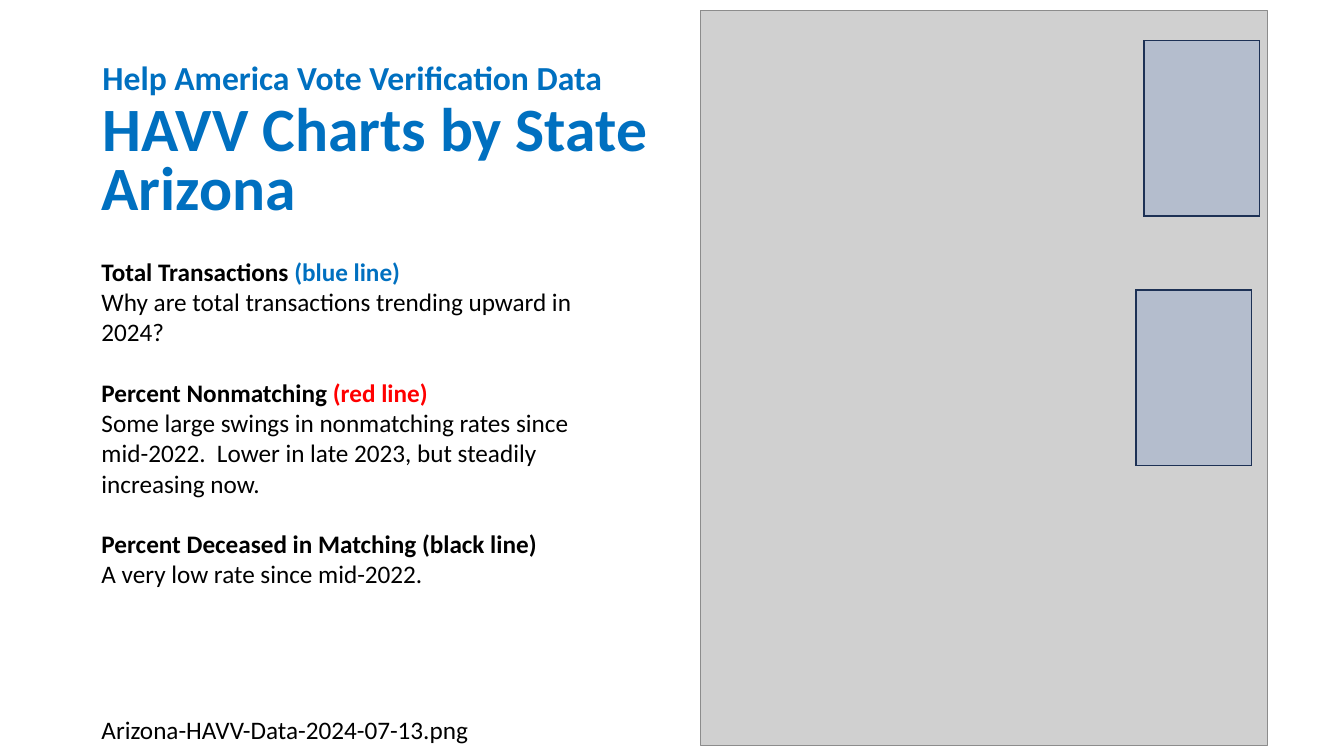
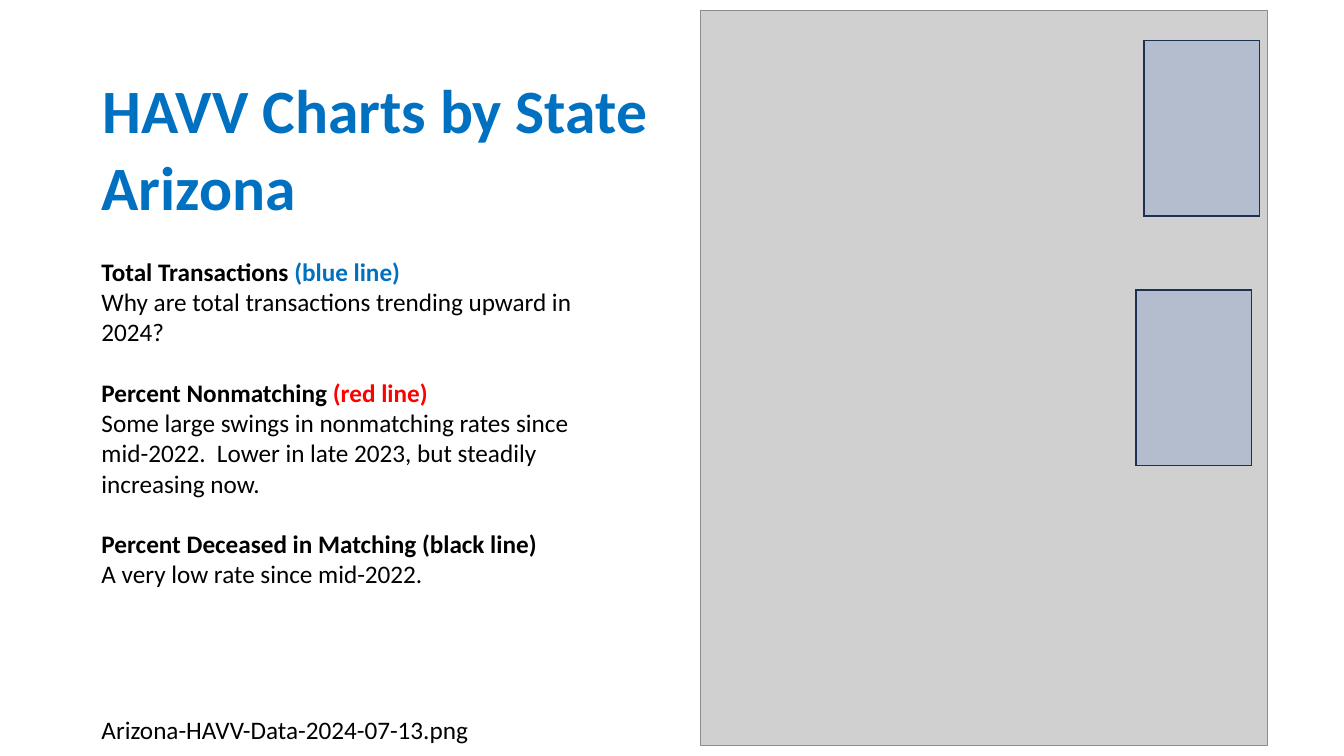
Before and after one commit to EarlGlynn/HAVV-analysis, a slide deck: slide 14 of HAVV-Analysis-2024-07-23.pptx. Drawn at 1344x756 pixels with LibreOffice and Linux fonts; fonts in the diff are those of the drawing; grey boxes stand for pictures. Boxes give left, top, right and bottom in pixels: in the first picture for what was removed or moved away, otherwise in the second. Text is boxed around its words. In the diff, an @@ line names an element or a change of style, - is before the commit and + after.

```diff
--- a/HAVV-Analysis-2024-07-23.pptx
+++ b/HAVV-Analysis-2024-07-23.pptx
@@ title at (x1=102, y1=89, x2=647, y2=143): text changed; size 24 to 44 pt @@
-Help America Vote Verification Data
-HAVV Charts by State
+HAVV Charts by State
```
Also in this commit, not shown: 8 other slides changed, 1 other file.
